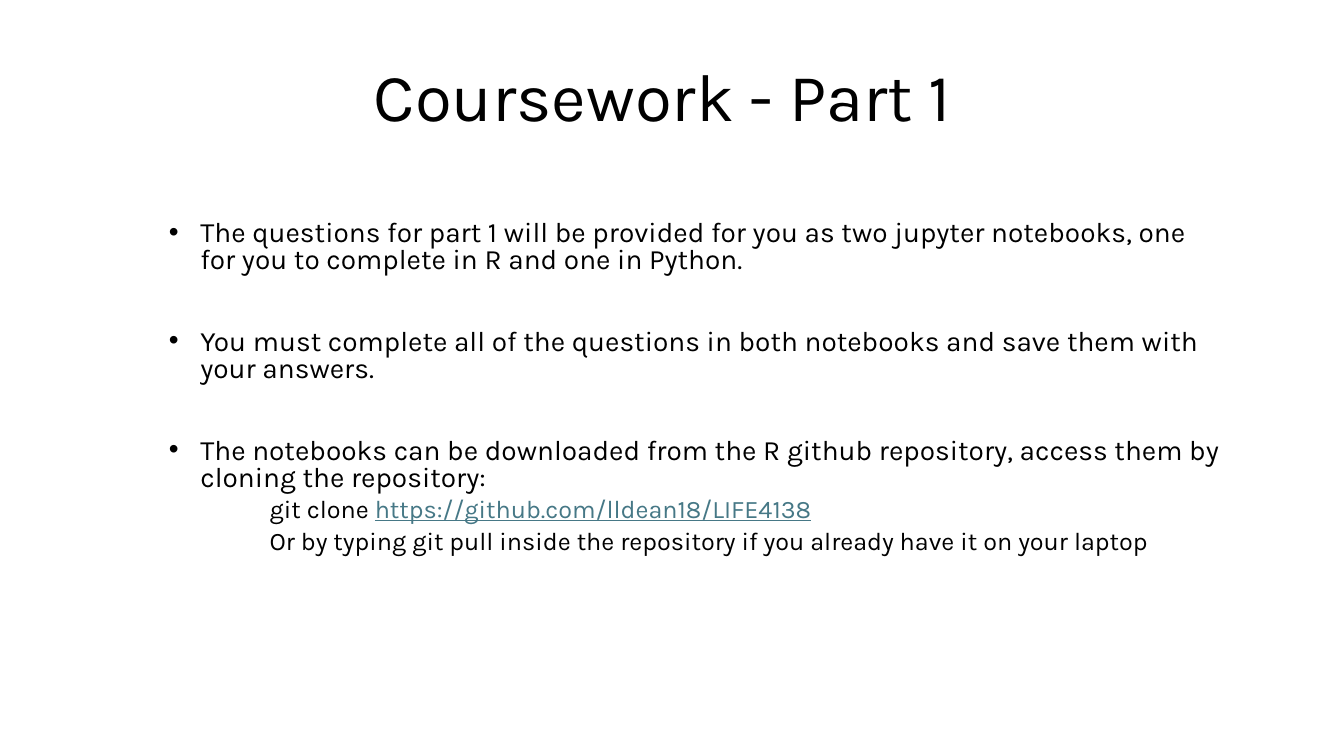
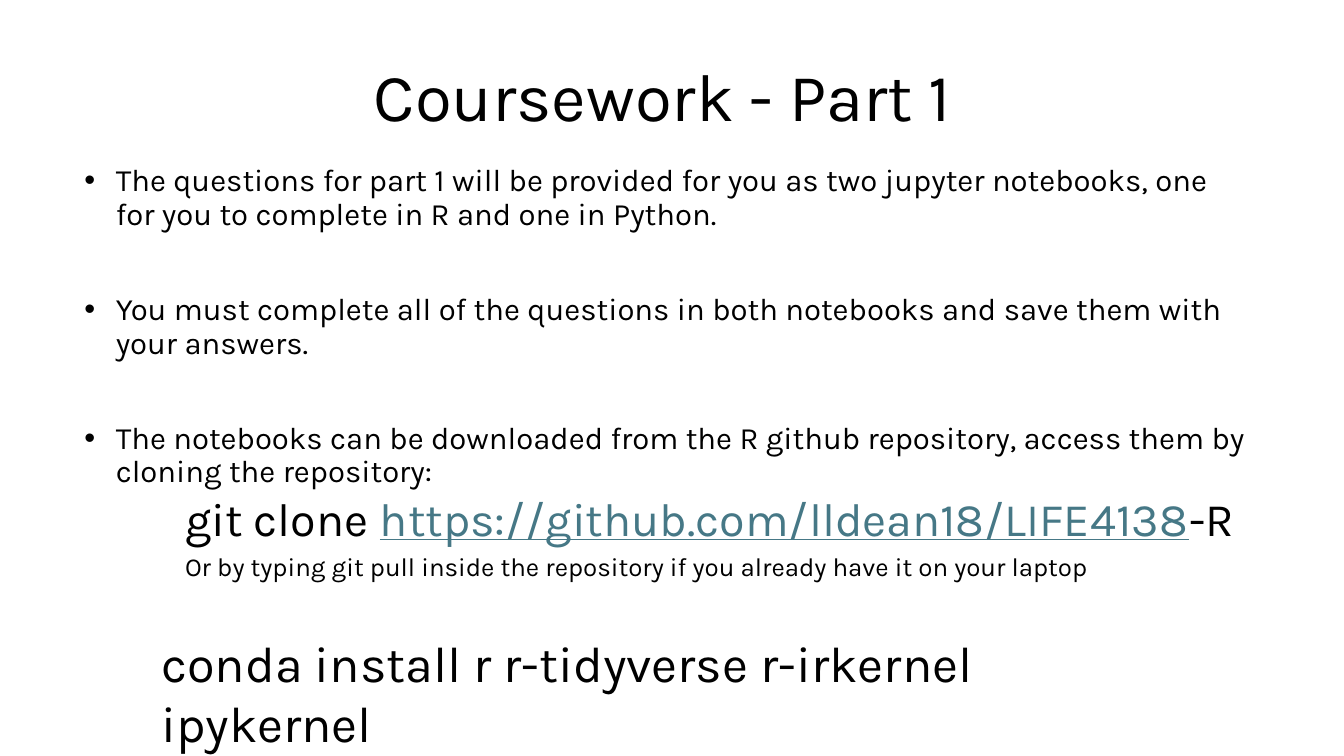
Before and after one commit to lldean18/LIFE4138-R, a slide deck: slide 3 of Coursework_part_1.pptx. Drawn at 1344x756 pixels with LibreOffice and Linux fonts; fonts in the diff are those of the drawing. Boxes give left, top, right and bottom in pixels: in the first picture for what was removed or moved away, otherwise in the second. Text is boxed around its words. In the diff, an @@ line names an element or a change of style, - is before the commit and + after.

```diff
--- a/Coursework_part_1.pptx
+++ b/Coursework_part_1.pptx
@@ subtitle "The questions for part 1 ...": place and size @@
-subtitle "The questions for part 1 ..." at (200, 222, 1219, 556)
+subtitle "The questions for part 1 ..." at (116, 169, 1245, 583)
@@ subtitle at (116, 169, 1245, 583): size 20 to 22.2 pt in "The questions for part 1 will be ...", "You must complete all of the questions ...", "The notebooks can be downloaded from the ..."; size 18 to 18.5 pt in "Or by typing git pull inside the ..."; line spacing 0.8 to 0.9 @@
@@ subtitle at (185, 502, 1234, 548): text changed; size 18 to 33.3 pt @@
-    git clone https://github.com/lldean18/LIFE4138
+    git clone https://github.com/lldean18/LIFE4138-R
@@ text added at (161, 647, 973, 755), 36 pt, text #000000 @@
+conda install r r-tidyverse r-irkernel ipykernel
```
Also in this commit, not shown: 1 slide added.
